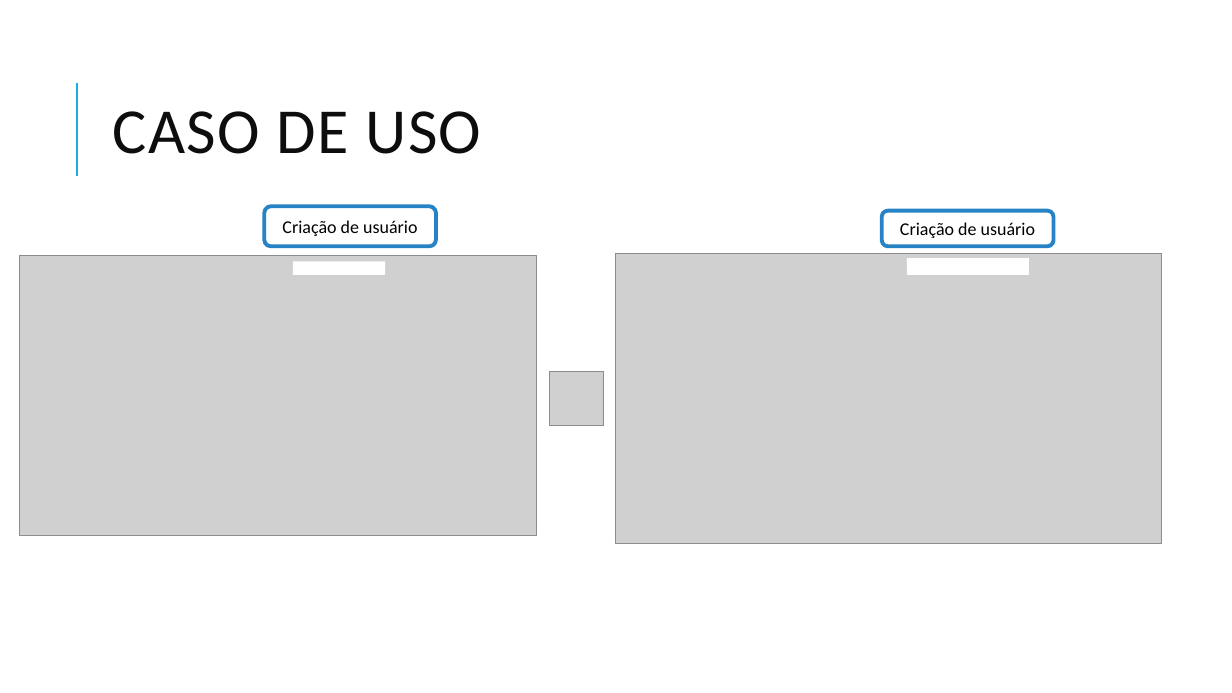
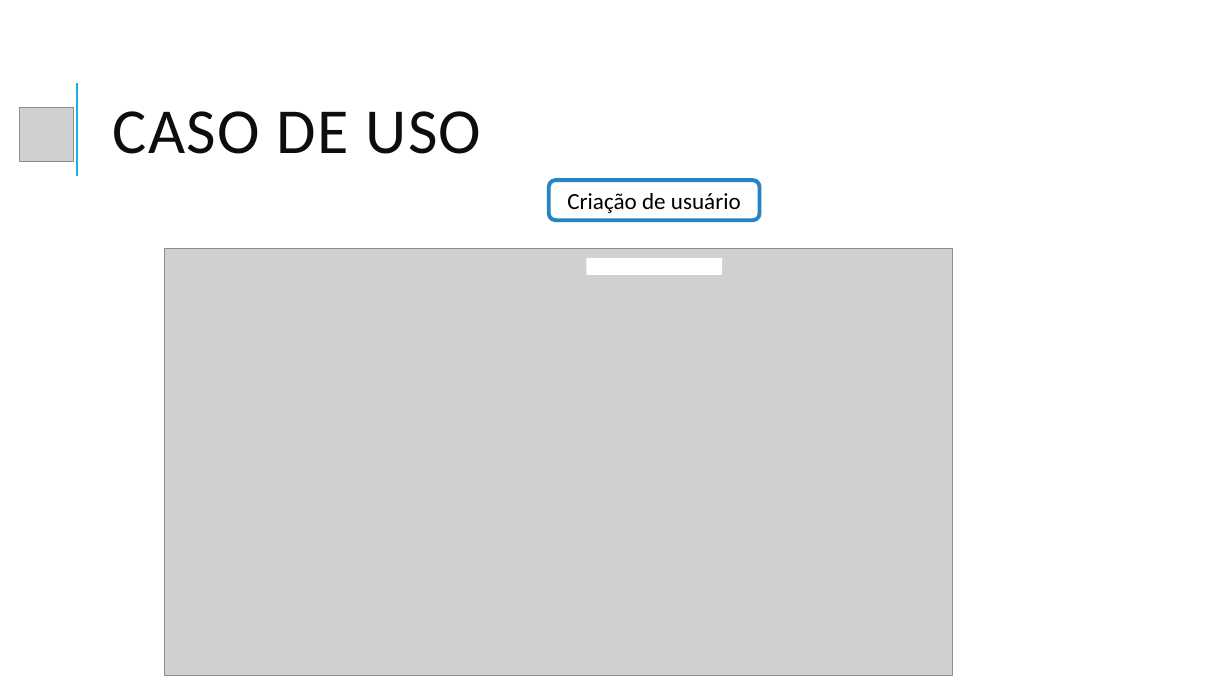
Before and after one commit to viihsales/totem-monitoring, a slide deck: slide 11 of documentacao/powerPoint/totem_MonitoringSprint2.pptx (slide 9 before the commit). Drawn at 1232x693 pixels with LibreOffice and Linux fonts; fonts in the diff are those of the drawing; grey boxes stand for pictures. Boxes give left, top, right and bottom in pixels: in the first picture for what was removed or moved away, otherwise in the second. Text is boxed around its words. In the diff, an @@ line names an element or a change of style, - is before the commit and + after.

```diff
--- a/documentacao/powerPoint/totem_MonitoringSprint2.pptx
+++ b/documentacao/powerPoint/totem_MonitoringSprint2.pptx
@@ picture: place and size @@
-picture at [549,372,604,426]
+picture at [19,108,74,163]
@@ rounded rectangle "Criação de usuário": place and size @@
-rounded rectangle "Criação de usuário" at [264,206,436,246]
+rounded rectangle "Criação de usuário" at [549,180,760,220]
@@ rounded rectangle "Criação de usuário" at [549,180,760,220]: size 14 to 18 pt @@
@@ rounded rectangle removed at [882,211,1054,247] @@
-Criação de usuário
@@ picture: place and size @@
-picture at [19,255,536,535]
+picture at [165,249,953,676]
@@ rectangle: place and size @@
-rectangle at [293,262,385,275]
+rectangle at [587,258,723,275]
@@ picture removed at [616,253,1163,543] @@
@@ rectangle removed at [908,258,1030,274] @@
```
Also in this commit, not shown: 2 other slides changed, 3 slides added.
